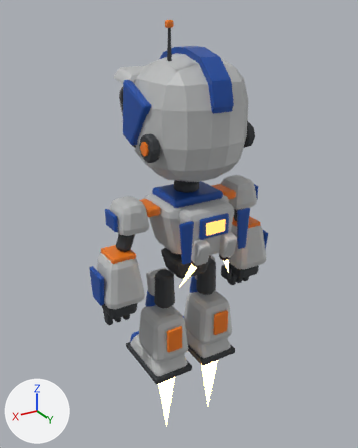
Two versions of the glTF model assets/vale/robo_v2.glb, one commit apart.
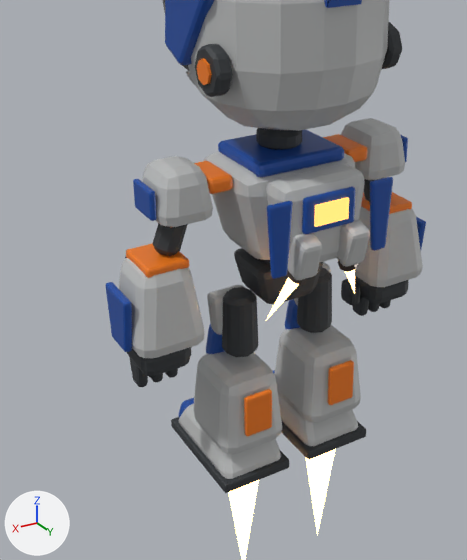
Each version is shown whole from a 50 mm camera at (0.839, 1.349, 1.242) aimed at (0.003, -0.045, 0.546), then close up on the part from 9% to 81% of the width and 24% to 94% of the height. Lighting does not change. The marker at lower left points along +X, +Y and +Z. The older version's two pictures come first. Where no turn or scale is listed for an object, it has been applied to the vertices. Vertices at exactly the same position are counted once.

The scene before the commit, as lines of its bpy script (objects in view):
```python
ob_bocal_estab = bpy.data.objects.new('bocal_estab', me_bocal_estab)
ob_bocal_estab.location = (0.0, 0.0, 0.0)
ob_bocal_estab_001 = bpy.data.objects.new('bocal_estab.001', me_bocal_estab_001)
ob_bocal_estab_001.location = (0.0, 0.0, 0.0)
ob_chama_estab = bpy.data.objects.new('chama_estab', me_chama_estab)
ob_chama_estab.location = (0.0, 0.0, 0.0)
ob_chama_estab_001 = bpy.data.objects.new('chama_estab.001', me_chama_estab_001)
ob_chama_estab_001.location = (0.0, 0.0, 0.0)
ob_chama_pe_001 = bpy.data.objects.new('chama_pe.001', me_chama_pe_001)
ob_chama_pe_001.location = (0.0, 0.0, 0.0)
ob_estabilizador = bpy.data.objects.new('estabilizador', me_estabilizador)
ob_estabilizador.location = (0.0, 0.0, 0.0)
ob_estabilizador_001 = bpy.data.objects.new('estabilizador.001', me_estabilizador_001)
ob_estabilizador_001.location = (0.0, 0.0, 0.0)
# also in view: 'placa_lado' at (0.172, -0.011, 0.953); 'cabeca_p' at (0.0, 0.015, 0.93); 'orelha.001' at (-0.175, 0.075, 0.87); 'pescoco' at (0.0, 0.0, 0.705); 'antebraco' at (0.262, -0.005, 0.43)
```
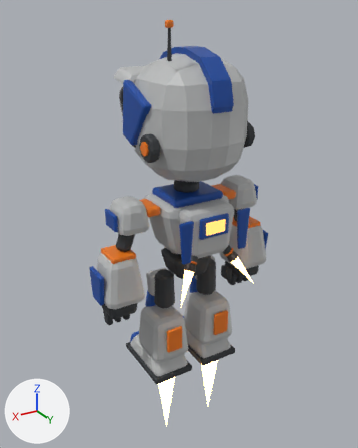
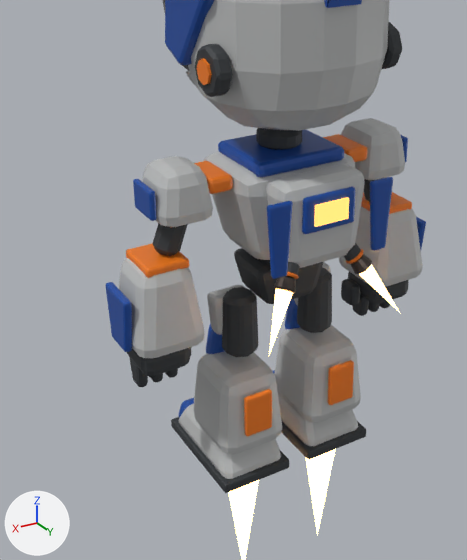
Diff of the bpy script that builds the scene:
```diff
--- a/assets/vale/robo_v2.glb.py
+++ b/assets/vale/robo_v2.glb.py
@@ me_bocal_estab @@
-me_bocal_estab.from_pydata(...)  # 16 vertices, 28 faces; spans x 0.0379..0.0767, y 0.1338..0.1728, z 0.4794..0.5107
+me_bocal_estab.from_pydata(...)  # 56 vertices, 108 faces; spans x 0.0633..0.1043, y 0.1392..0.1797, z 0.4646..0.5035
+# me_bocal_estab part 1: the whole mesh is rebuilt
 me_bocal_estab.materials.append(mat_bocal)
@@ me_bocal_estab_001 @@
-me_bocal_estab_001.from_pydata(...)  # 16 vertices, 28 faces; spans x -0.0767..-0.0379, y 0.1338..0.1728, z 0.4794..0.5107
+me_bocal_estab_001.from_pydata(...)  # 56 vertices, 108 faces; spans x -0.1043..-0.0633, y 0.1392..0.1797, z 0.4646..0.5035
+# me_bocal_estab_001 part 2: the whole mesh is rebuilt
 me_bocal_estab_001.materials.append(mat_bocal)
@@ me_chama_estab @@
-me_chama_estab.from_pydata(...)  # 11 vertices, 18 faces; spans x 0.0476..0.1031, y 0.1187..0.1645, z 0.3933..0.4942
+me_chama_estab.from_pydata(...)  # 15 vertices, 26 faces; spans x 0.0749..0.1478, y 0.1477..0.2066, z 0.3802..0.4847
+# me_chama_estab part 3: 11 vertices removed from x 0.0476..0.1031, y 0.1187..0.1645, z 0.3933..0.4942; 15 vertices added at x 0.0749..0.1478, y 0.1477..0.2066, z 0.3802..0.4847
 me_chama_estab.materials.append(mat_chama)
@@ me_chama_estab_001 @@
-me_chama_estab_001.from_pydata(...)  # 11 vertices, 18 faces; spans x -0.1031..-0.0476, y 0.1187..0.1645, z 0.3933..0.4942
+me_chama_estab_001.from_pydata(...)  # 15 vertices, 26 faces; spans x -0.1478..-0.0749, y 0.1477..0.2066, z 0.3802..0.4847
+# me_chama_estab_001 part 4: 11 vertices removed from x -0.1031..-0.0476, y 0.1187..0.1645, z 0.3933..0.4942; 15 vertices added at x -0.1478..-0.0749, y 0.1477..0.2066, z 0.3802..0.4847
 me_chama_estab_001.materials.append(mat_chama)
@@ ob_estabilizador @@
-ob_estabilizador = bpy.data.objects.new('estabilizador', me_estabilizador)
@@ ob_estabilizador_001 @@
-ob_estabilizador_001 = bpy.data.objects.new('estabilizador.001', me_estabilizador_001)
@@ ob_junta_estab_001 @@
+ob_junta_estab_001 = bpy.data.objects.new('junta_estab.001', me_junta_estab_001)  # 56 vertices, 108 faces; spans x -0.0866..-0.0494, y 0.1284..0.1656, z 0.4908..0.5252; in mat_placa_escura (dark grey #35383c)
+ob_junta_estab_001.location = (0.0, 0.0, 0.0)
@@ ob_junta_estab @@
+ob_junta_estab = bpy.data.objects.new('junta_estab', me_junta_estab)  # 56 vertices, 108 faces; spans x 0.0494..0.0866, y 0.1284..0.1656, z 0.4908..0.5252; in mat_placa_escura (dark grey #35383c)
+ob_junta_estab.location = (0.0, 0.0, 0.0)
@@ ob_aro_estab_001 @@
+ob_aro_estab_001 = bpy.data.objects.new('aro_estab.001', me_aro_estab_001)  # 56 vertices, 108 faces; spans x -0.0914..-0.0564, y 0.1328..0.17, z 0.4854..0.5117; in mat_laranja (orange #f37c19)
+ob_aro_estab_001.location = (0.0, 0.0, 0.0)
@@ ob_aro_estab @@
+ob_aro_estab = bpy.data.objects.new('aro_estab', me_aro_estab)  # 56 vertices, 108 faces; spans x 0.0564..0.0914, y 0.1328..0.17, z 0.4854..0.5117; in mat_laranja (orange #f37c19)
+ob_aro_estab.location = (0.0, 0.0, 0.0)
```

Location of each change, (x1, y1, x2, y2) in pixels of the close-ups (467 x 560 px):
'estabilizador', deleted
    before: (288, 233, 322, 280)
'estabilizador.001', deleted
    before: (336, 220, 370, 267)
'chama_estab', reshaped
    before: (266, 277, 299, 320)
    after: (269, 289, 293, 355)
'chama_estab.001', reshaped (mostly hidden before)
    before: (345, 270, 355, 294)
    after: (359, 264, 401, 314)
'bocal_estab', reshaped
    before: (287, 271, 307, 285)
    after: (274, 276, 296, 293)
'bocal_estab.001', reshaped
    before: (338, 260, 359, 272)
    after: (351, 254, 372, 274)
'junta_estab.001', added
    after: (344, 243, 361, 261)
'junta_estab', added
    after: (287, 262, 300, 275)
'aro_estab.001', added
    after: (346, 249, 364, 264)
'aro_estab', added
    after: (286, 272, 299, 279)
